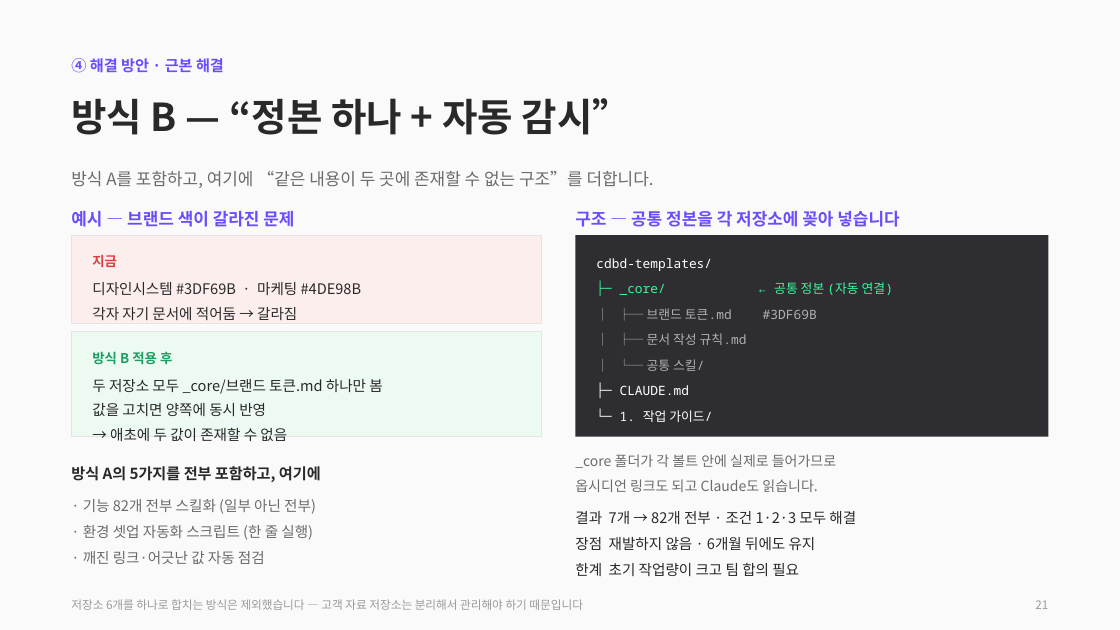
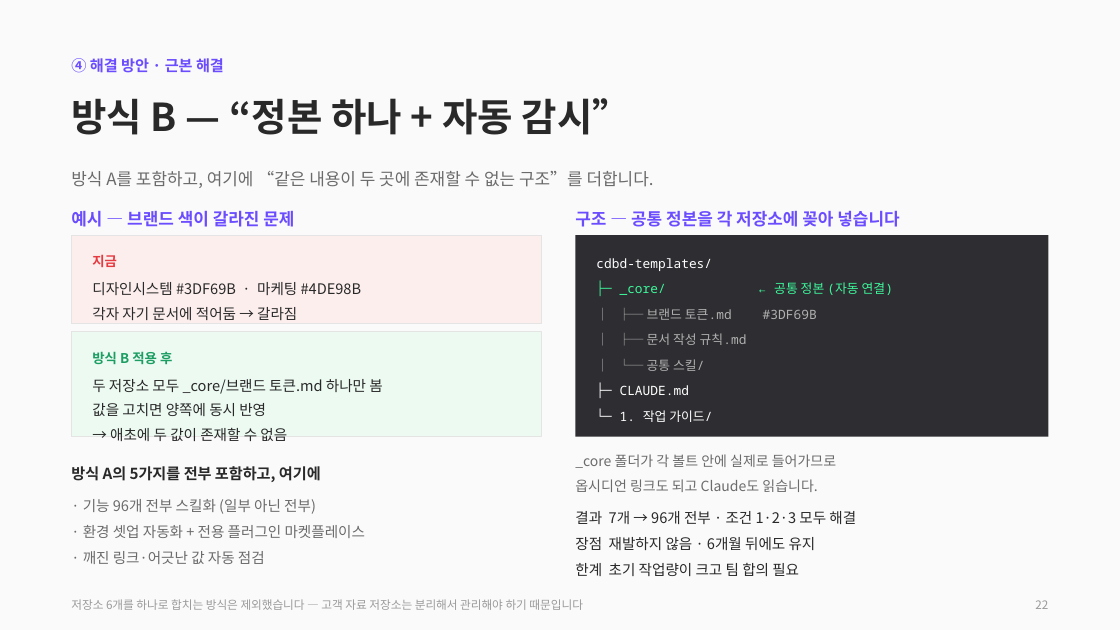
Before and after one commit to CdBd-in/design, a slide deck: slide 22 of CdBd 문서 체계 진단 및 개편 제안.pptx (slide 21 before the commit). Drawn at 1120x630 pixels with LibreOffice and Linux fonts; fonts in the diff are those of the drawing. Boxes give left, top, right and bottom in pixels: in the first picture for what was removed or moved away, otherwise in the second. Text is boxed around its words. In the diff, an @@ line names an element or a change of style, - is before the commit and + after.

```diff
--- a/CdBd 문서 체계 진단 및 개편 제안.pptx
+++ b/CdBd 문서 체계 진단 및 개편 제안.pptx
@@ text at bbox=[83, 499, 365, 538]: text changed @@
-· 기능 82개 전부 스킬화 (일부 아닌 전부)
-· 환경 셋업 자동화 스크립트 (한 줄 실행)
+· 기능 96개 전부 스킬화 (일부 아닌 전부)
+· 환경 셋업 자동화 + 전용 플러그인 마켓플레이스
@@ text at bbox=[575, 511, 856, 524]: text changed @@
-결과 7개 → 82개 전부 · 조건 1·2·3 모두 해결
+결과 7개 → 96개 전부 · 조건 1·2·3 모두 해결
@@ text at bbox=[1035, 600, 1048, 609]: text changed @@
-21
+22
```
Also in this commit, not shown: 17 other slides changed, 1 slide added, 1 other file.
